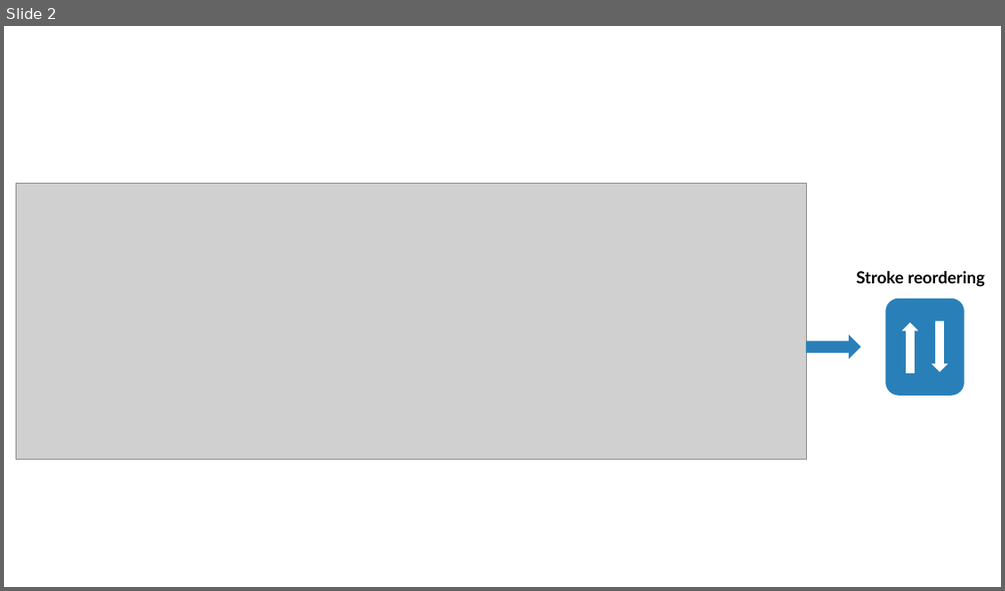
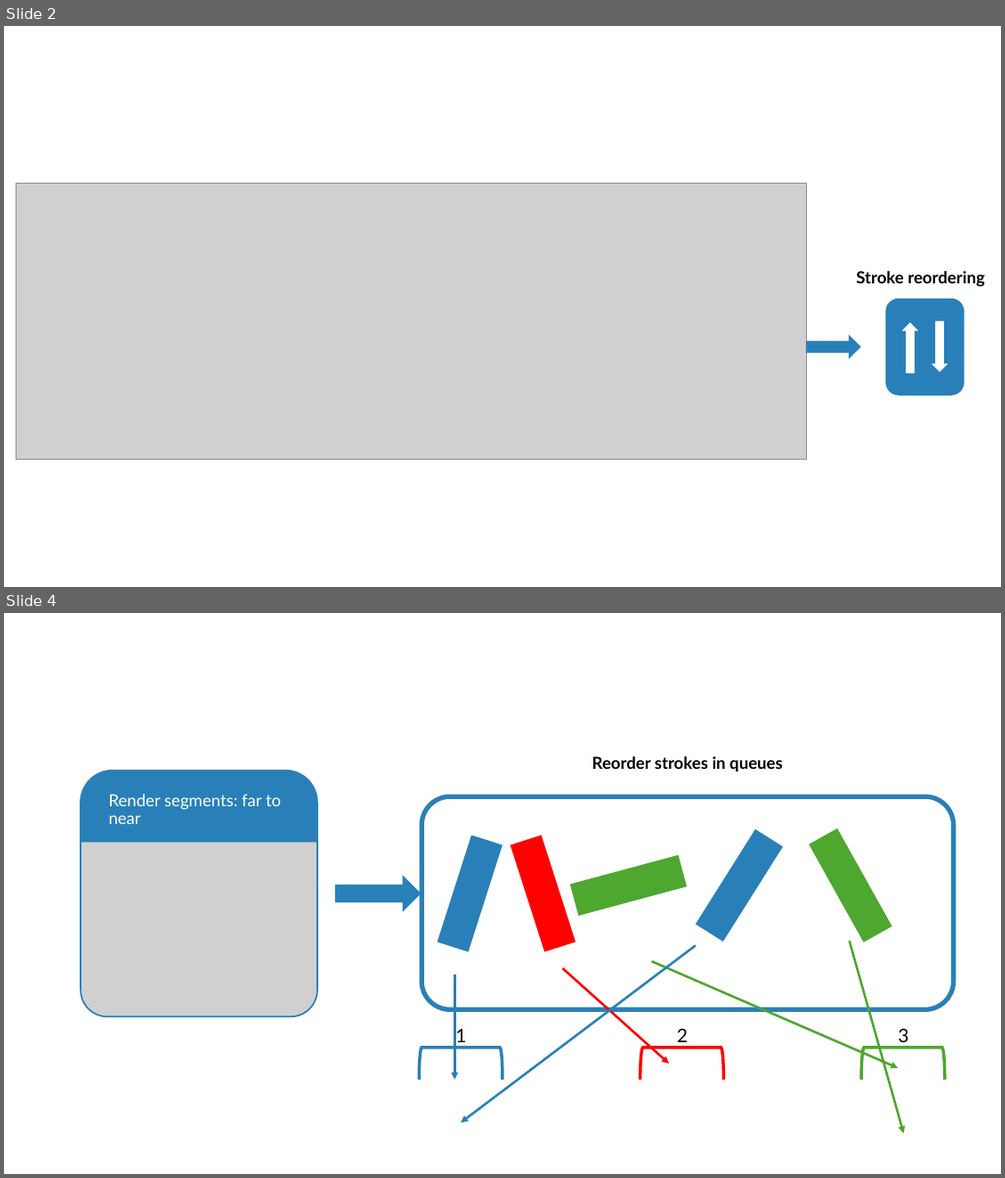
Before and after one commit to SimonMeersschaut/paint-bot, a slide deck: docs/stroke_algorithm/figures.pptx. Shown one above the other, each under a label of ours: slide 2 before the commit, slides 2 and 4 after it; the slides between them are not shown. The pictures are 1005x591 and 1005x1178 pixels, drawn with LibreOffice and Linux fonts; fonts in the diff are those of the drawing; grey boxes stand for pictures. Boxes give left, top, right and bottom in pixels: in the first picture for what was removed or moved away, otherwise in the second. Text is boxed around its words. In the diff, an @@ line names an element or a change of style, - is before the commit and + after.

```diff
--- a/docs/stroke_algorithm/figures.pptx
+++ b/docs/stroke_algorithm/figures.pptx
@@ slide 4 added at box(4, 613, 1001, 1174), background #FFFFFF @@
@@ round same rect added at box(81, 770, 317, 841), fill #2980B9, outline #2980B9 1.5 pt @@
@@ text added at box(592, 756, 783, 771), 16 pt, text #000000, bold @@
+Reorder strokes in queues
@@ text added at box(109, 794, 281, 824), 16 pt, text #FFFFFF @@
+Render segments: far to near
@@ rounded rectangle added at box(422, 796, 954, 1009), outline #2980B9 4.5 pt @@
@@ picture added at box(81, 840, 317, 1017) @@
@@ rectangle added at box(437, 835, 502, 952), fill #2980B9 @@
@@ rectangle added at box(510, 835, 576, 952), fill #FF0000 @@
@@ rectangle added at box(696, 829, 783, 941), fill #2980B9 @@
@@ rectangle added at box(809, 828, 892, 942), fill #4EA72E @@
@@ right arrow added at box(336, 877, 421, 910), fill #2980B9, outline #2980B9 1.5 pt @@
@@ rectangle added at box(570, 855, 687, 916), fill #4EA72E @@
@@ arrow added from (696, 946) to (461, 1122), #2980B9 2.25 pt @@
@@ arrow added from (850, 941) to (904, 1134), #4EA72E 2.25 pt @@
@@ arrow added from (455, 975) to (455, 1079), #2980B9 2.25 pt @@
@@ arrow added from (563, 968) to (669, 1063), #FF0000 2.25 pt @@
@@ arrow added from (652, 962) to (898, 1068), #4EA72E 2.25 pt @@
@@ text added at box(455, 1026, 466, 1046), 18 pt, text #000000 @@
+1
@@ text added at box(677, 1028, 688, 1046), 18 pt, text #000000 @@
+2
@@ text added at box(898, 1028, 908, 1046), 18 pt, text #000000 @@
+3
@@ left bracket added at box(420, 1047, 503, 1079), outline #2980B9 3 pt @@
@@ left bracket added at box(640, 1047, 724, 1079), outline #FF0000 3 pt @@
@@ left bracket added at box(861, 1047, 945, 1079), outline #4EA72E 3 pt @@
```
Also in this commit, not shown: 2 other files.
